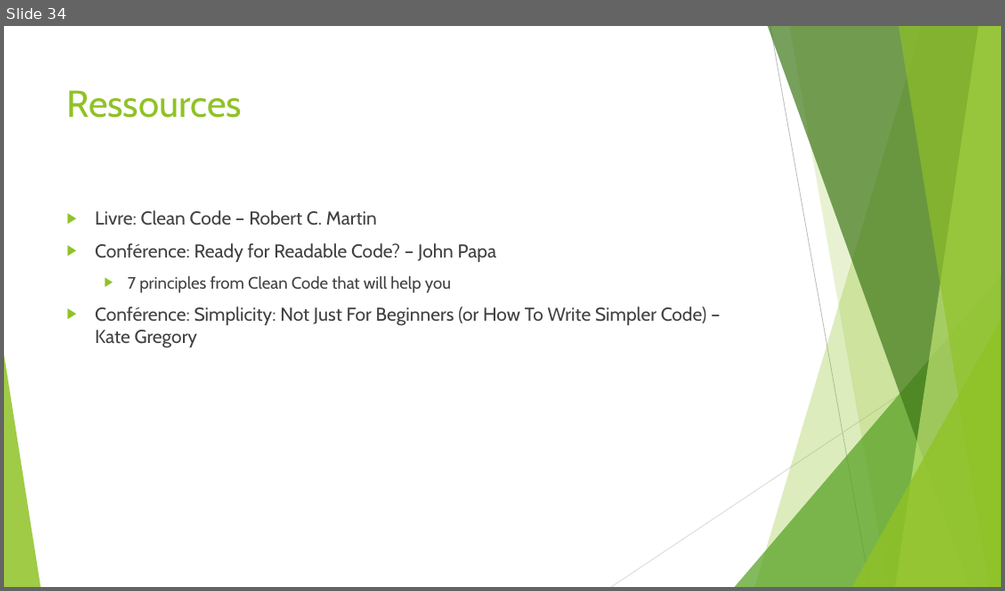
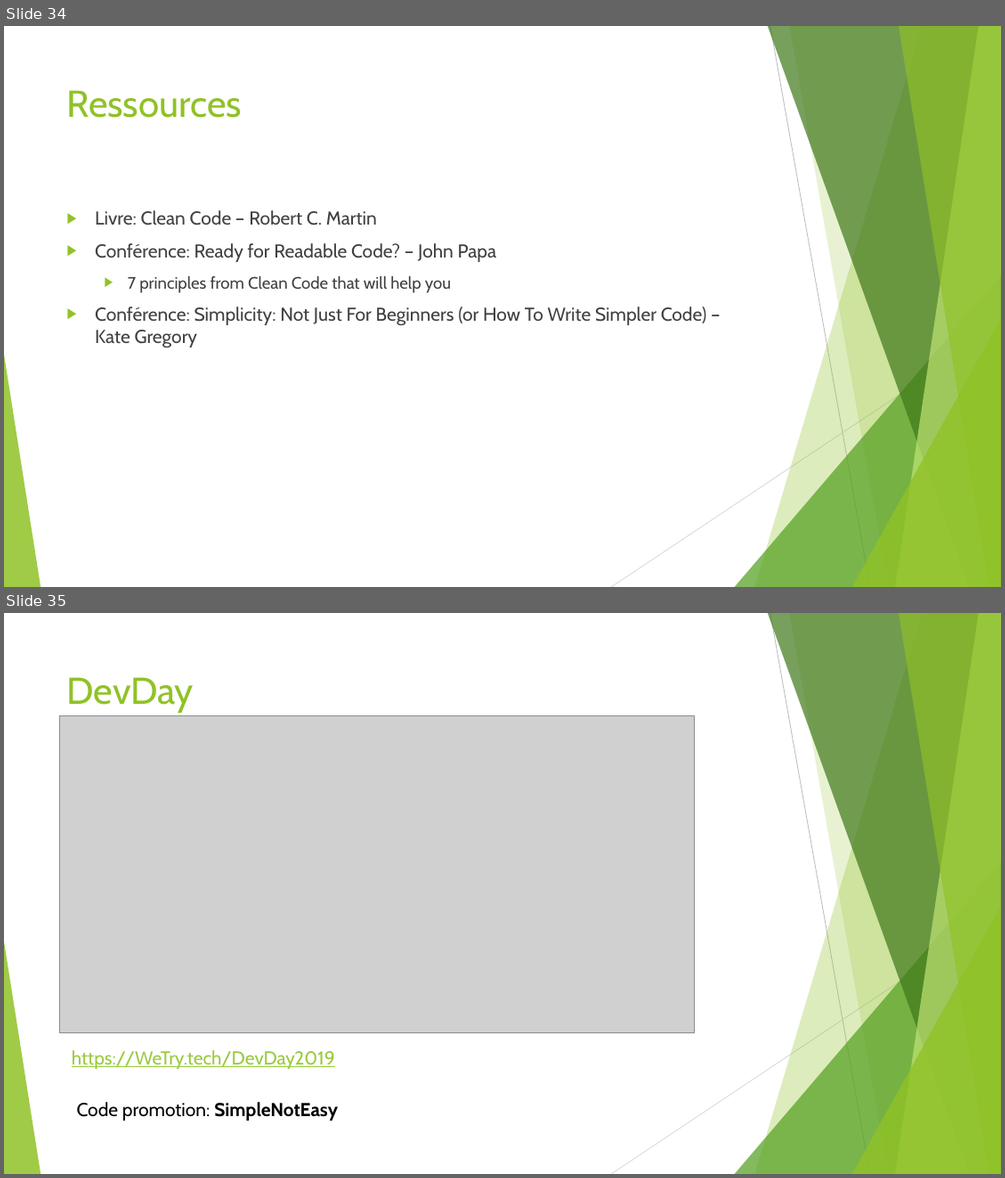
Before and after one commit to worming004/SimpleIsNotEasy, a slide deck: PPT/Easy != Simple.pptx. Shown one above the other, each under a label of ours: slide 34 before the commit, slides 34 and 35 after it. The pictures are 1005x591 and 1005x1178 pixels, drawn with LibreOffice and Linux fonts; fonts in the diff are those of the drawing; grey boxes stand for pictures. Boxes give left, top, right and bottom in pixels: in the first picture for what was removed or moved away, otherwise in the second. Text is boxed around its words. In the diff, an @@ line names an element or a change of style, - is before the commit and + after.

Commit message:
DevDay pub

```diff
--- a/PPT/Easy != Simple.pptx
+++ b/PPT/Easy != Simple.pptx
@@ slide 35 added at (4, 613, 1001, 1174), background #FFFFFF; not listed: 10 template elements that a slide beside it also shows @@
@@ title added at (67, 677, 194, 713), 36 pt, text #90C226 @@
+DevDay
@@ picture added at (59, 715, 695, 1032) @@
@@ text added at (72, 1050, 335, 1069), 18 pt, text #99CA3C, underline @@
+https://WeTry.tech/DevDay2019
@@ text added at (77, 1102, 338, 1120), 18 pt, text #000000 @@
+Code promotion: SimpleNotEasy
```
